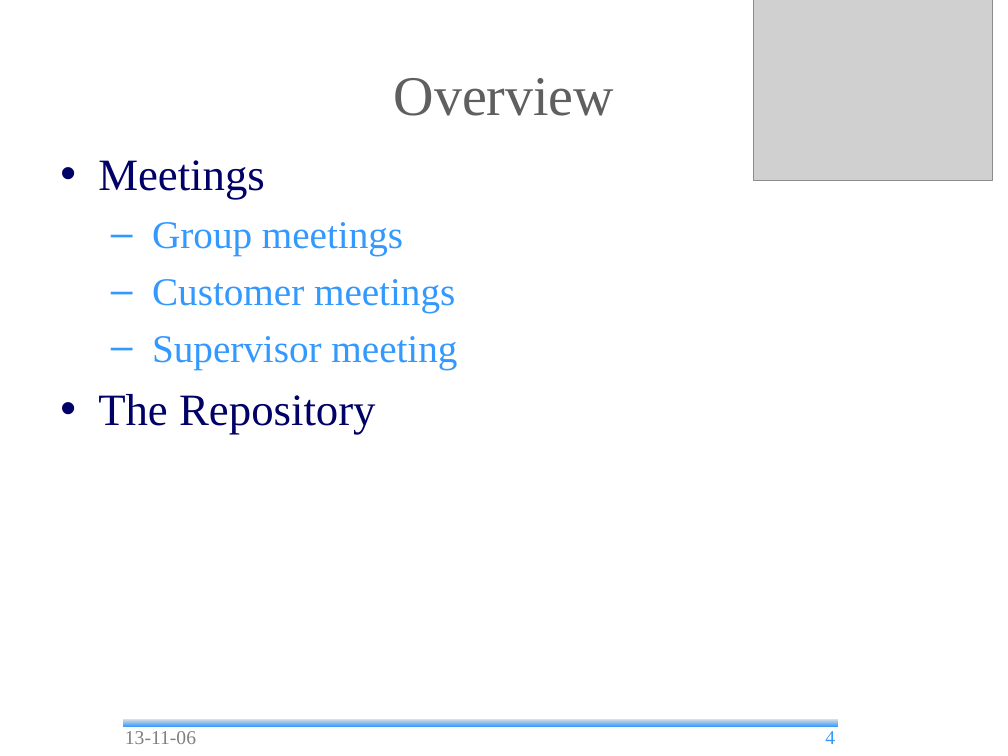
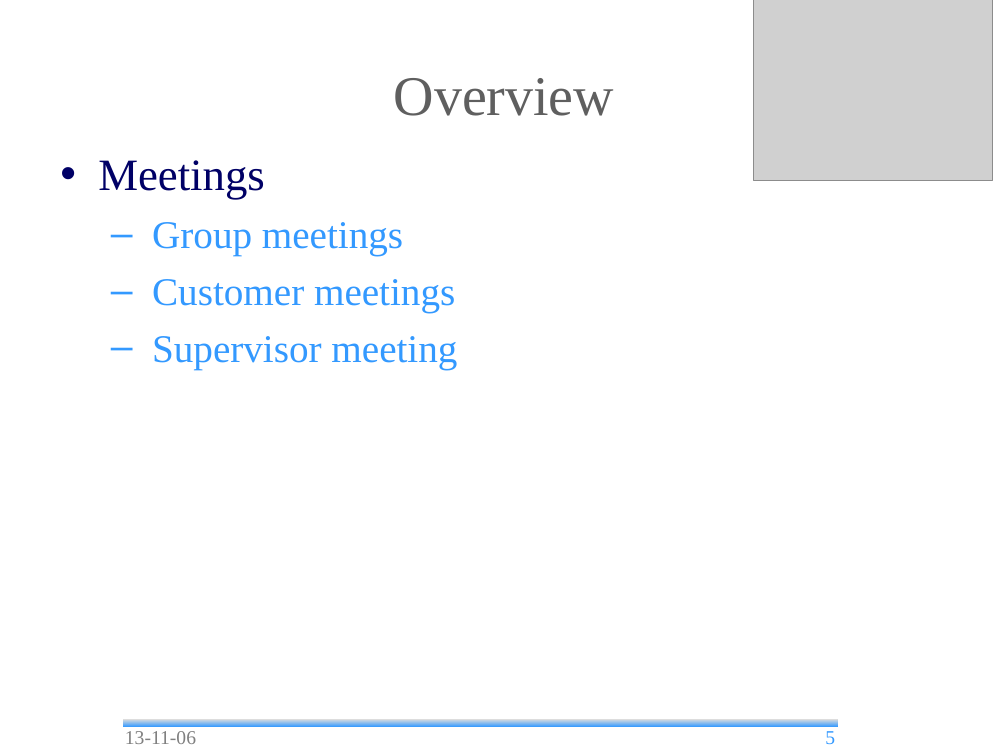
Before and after one commit to andrea-bottoli/DSD, a slide deck: slide 5 of Documentation/Presentation/13_45/Status_Report.odp (slide 4 before the commit). Drawn at 1008x756 pixels with LibreOffice and Linux fonts; fonts in the diff are those of the drawing; grey boxes stand for pictures; background and template pictures are left out. Boxes give left, top, right and bottom in pixels: in the first picture for what was removed or moved away, otherwise in the second. Text is boxed around its words. In the diff, an @@ line names an element or a change of style, - is before the commit and + after.

```diff
--- a/Documentation/Presentation/13_45/Status_Report.odp
+++ b/Documentation/Presentation/13_45/Status_Report.odp
@@ text at (x1=98, y1=394, x2=376, y2=435): paragraph removed @@
-• The Repository
@@ page number at (x1=825, y1=731, x2=835, y2=744): text changed @@
-4
+5
```
Also in this commit, not shown: 7 other slides changed, 4 slides added, 1 slide removed, 3 other files.
